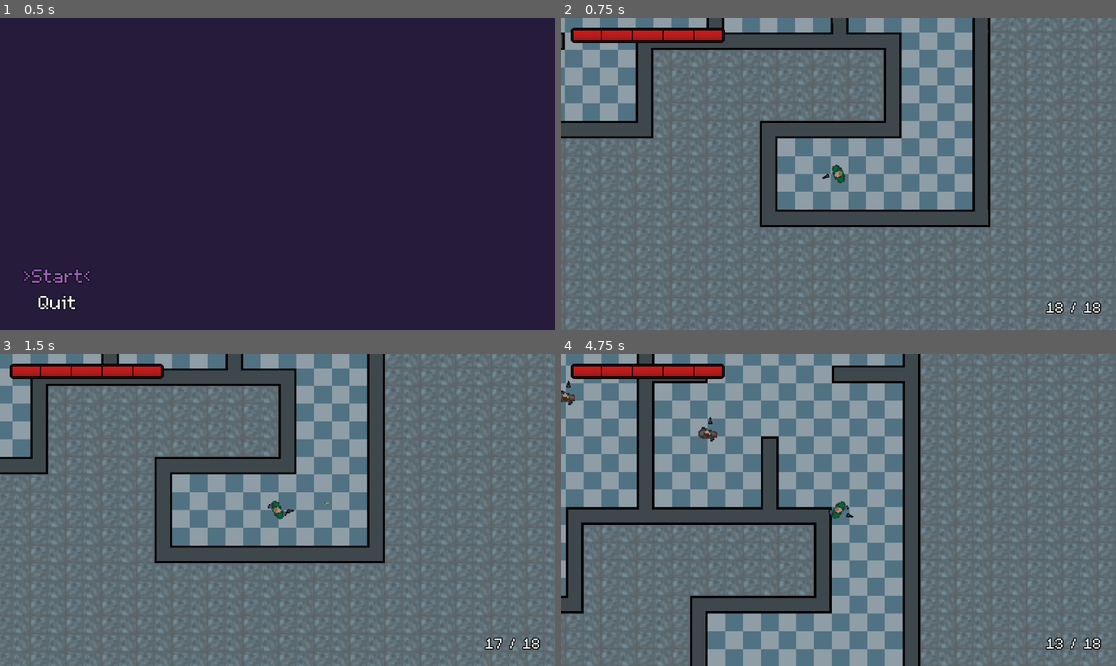
Above: before the commit, frames 1-4 (two rows, left to right).
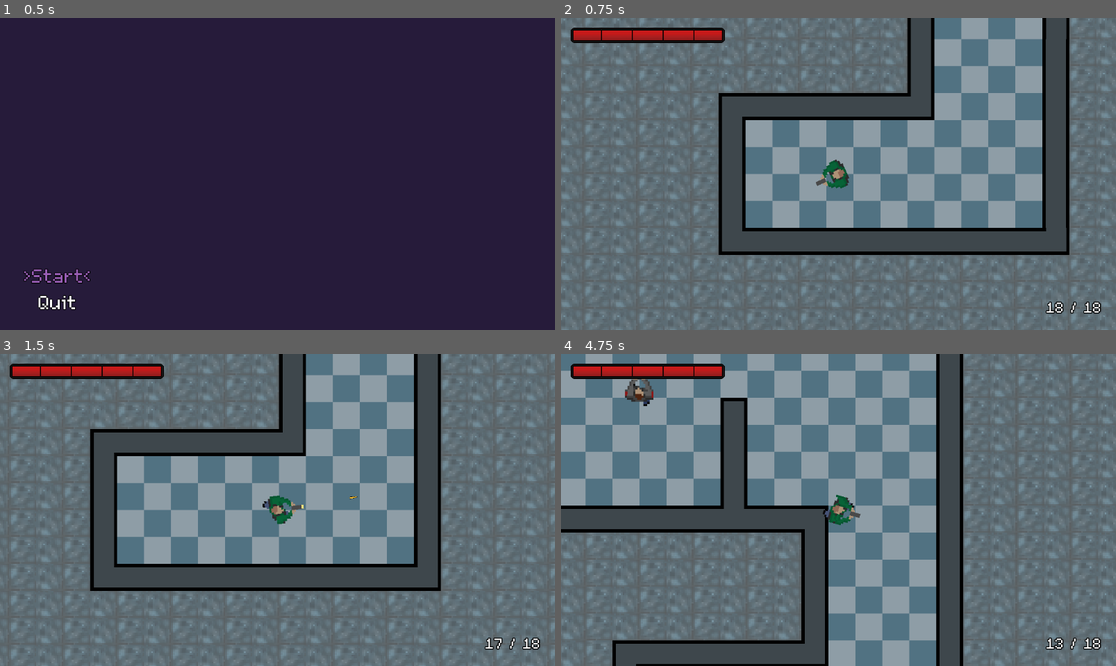
Above: after the commit, the same moments.

Repository: babeszino/Counterfeit
Game: Godot game, scene res://scenes and scripts/main_menu.tscn
Two runs of this game, one before a commit and one after it. Both use one fixed random seed, a clock stepped at 60 frames per second and the inputs below.
Inputs (mouse positions are in pixels of both pictures, inside the frame that each line leads up to):
- Up to frame 1 (0.5 s): no input
- Up to frame 2 (0.75 s): click ">Start<" at 0.5 s
- Up to frame 3 (1.5 s): tap Enter at 1.25 s; move the mouse to (399, 494) at 1.27 s; hold D (right) from 1.28 s (still down); click (399, 494) at 1.35 s
- Up to frame 4 (4.75 s): move the mouse to (727, 525) at 2.02 s; release D (right) at 2.03 s; hold S (down) 2.03-2.78 s; click (727, 525) at 2.1 s; move the mouse to (894, 441) at 2.77 s; hold D (right) 2.78-3.53 s; click (894, 441) at 2.85 s; move the mouse to (810, 572) at 3.52 s; hold W (up) 3.53-4.28 s; click (810, 572) at 3.6 s; move the mouse to (1005, 556) at 4.27 s; hold A (left) from 4.28 s (still down); click (1005, 556) at 4.35 s

Frame 1 is identical in both runs. In frame 2, 44% of the frame differs, in the area x 0-100%, y 0-100%; in frame 3, 41%; in frame 4, 44%.

Commit message:
v2.8
-added the glock 18 with idle, walking and shooting animations

Diff:
--- a/scenes and scripts/enemy.gd
+++ b/scenes and scripts/enemy.gd
@@ -13,8 +13,6 @@
 
 
 func _ready() -> void:
-	gun.firing_effect.hide()
-
 	if enemy_ai:
 		enemy_ai.initialize(self, gun)
 
@@ -72,6 +70,8 @@
 	var distance_to_player = global_position.distance_to(enemy_ai.player.global_position)
 	if distance_to_player > 75.0:
 		velocity = direction * movement_speed
+		if gun and gun.has_method("set_player_moving"):
+			gun.set_player_moving(false)
 	else:
 		velocity = Vector2.ZERO
 
--- a/scenes and scripts/enemy.tscn
+++ b/scenes and scripts/enemy.tscn
@@ -3,7 +3,7 @@
 [ext_resource type="Script" path="res://scenes and scripts/enemy.gd" id="1_327h3"]
 [ext_resource type="Texture2D" uid="uid://bm7kc8utbnaa7" path="res://assets/enemy character/movement/walk/enemy_walk1.png" id="2_n45gv"]
 [ext_resource type="Texture2D" uid="uid://c71dpelpkq6tm" path="res://assets/enemy character/movement/walk/enemy_walk2.png" id="3_1wxxg"]
-[ext_resource type="PackedScene" uid="uid://dxywyh2v0bi41" path="res://scenes and scripts/gun.tscn" id="4_bj666"]
+[ext_resource type="PackedScene" uid="uid://dxywyh2v0bi41" path="res://scenes and scripts/glock18.tscn" id="4_bj666"]
 [ext_resource type="PackedScene" uid="uid://8qpliy80okbk" path="res://scenes and scripts/hp.tscn" id="4_pjocm"]
 [ext_resource type="Texture2D" uid="uid://dwdnck6uysusb" path="res://assets/enemy character/movement/walk/enemy_walk3.png" id="4_xwxfo"]
 [ext_resource type="Script" path="res://scenes and scripts/enemy_ai.gd" id="5_nmkbx"]
@@ -117,8 +117,6 @@
 shape = SubResource("CapsuleShape2D_npllq")
 
 [node name="Gun" parent="." instance=ExtResource("4_bj666")]
-position = Vector2(58, 12)
-scale = Vector2(0.9, 0.9)
 
 [node name="HP" parent="." instance=ExtResource("4_pjocm")]
 
--- a/scenes and scripts/enemy_movement.gd
+++ b/scenes and scripts/enemy_movement.gd
@@ -72,5 +72,9 @@
 		enemy.rotation = lerp_angle(enemy.rotation, target_angle, 0.1)
 
 	enemy.velocity = direction * patrol_speed
+	var gun = enemy.get_node_or_null("Gun")
+	if gun and gun.has_method("set_player_moving"):
+		gun.set_player_moving(direction != Vector2.ZERO)
+
 	enemy.move_and_slide()
 	enemy.update_animation()
--- a/scenes and scripts/gun.gd
+++ b/scenes and scripts/glock18.gd
@@ -2,9 +2,10 @@
 
 class_name Gun
 
+@onready var player_animation = $PlayerAnimation
+@onready var enemy_animation = $EnemyAnimation
 @onready var end_of_gun = $EndOfGun
 @onready var attack_cooldown = $AttackCooldown
-@onready var firing_effect = $FiringEffect
 @onready var firing_animation = $FiringAnimation
 @onready var reload_timer = $ReloadTimer
 
@@ -13,10 +14,38 @@
 var current_ammo : int = 18
 var is_reloading : bool = false
 
+var current_animation : String = "idle"
+var is_shooting : bool = false
+var player_moving : bool = false
+var active_animation = null
+
 
 func _ready() -> void:
 	current_ammo = max_ammo
 	bullet_scene = load("res://scenes and scripts/bullet.tscn")
+
+	setup_weapon_owner()
+
+	if active_animation:
+		active_animation.play("idle")
+		current_animation = "idle"
+
+
+func setup_weapon_owner() -> void:
+	var parent = get_parent()
+
+	if parent and parent.is_in_group("player"):
+		player_animation.visible = true
+		enemy_animation.visible = false
+		active_animation = player_animation
+
+	elif parent and parent.is_in_group("enemy"):
+		player_animation.visible = false
+		enemy_animation.visible = true
+		active_animation = enemy_animation
+	else:
+		player_animation.visible = true
+		active_animation = player_animation
 
 
 func _process(_delta: float) -> void:
@@ -25,6 +54,10 @@
 
 	if Input.is_action_just_pressed("reload") and !is_reloading and current_ammo < max_ammo:
 		reload()
+
+	if is_shooting and attack_cooldown.is_stopped():
+		is_shooting = false
+		update_animation_state()
 
 
 func shoot(target_direction: Vector2 = Vector2.ZERO) -> bool:
@@ -60,6 +93,10 @@
 
 	attack_cooldown.start()
 	firing_animation.play("FiringAnimation")
+	is_shooting = true
+	if active_animation and current_animation != "shoot":
+		active_animation.play("shoot")
+		current_animation = "shoot"
 
 	if current_ammo <= 0:
 		reload()
@@ -87,3 +124,29 @@
 
 func get_ammo_display() -> String:
 	return str(current_ammo) + " / " + str(max_ammo)
+
+
+func set_player_moving(moving: bool) -> void:
+	player_moving = moving
+	update_animation_state()
+
+
+func update_animation_state() -> void:
+	if not active_animation:
+		return
+
+	if is_shooting:
+		if current_animation != "shoot":
+			active_animation.play("shoot")
+			current_animation = "shoot"
+
+	elif player_moving:
+		if current_animation != "walk":
+			active_animation.play("walk")
+			current_animation = "walk"
+
+	else:
+		if current_animation != "idle":
+			if current_animation != "idle":
+				active_animation.play("idle")
+				current_animation = "idle"
--- /dev/null
+++ b/scenes and scripts/glock18.tscn
@@ -0,0 +1,172 @@
+[gd_scene load_steps=27 format=3 uid="uid://dxywyh2v0bi41"]
+
+[ext_resource type="Script" path="res://scenes and scripts/glock18.gd" id="1_ws8qo"]
+[ext_resource type="Texture2D" uid="uid://6g1ts33dnrpc" path="res://assets/player character/weapons/2_glock18/walk/player_glock18_walk1.png" id="2_tgrti"]
+[ext_resource type="Texture2D" uid="uid://bhw7qu4vjc2me" path="res://assets/player character/weapons/2_glock18/shoot/player_glock18_shoot1.png" id="3_mdvye"]
+[ext_resource type="Texture2D" uid="uid://dbipmu5h2hwp6" path="res://assets/player character/weapons/2_glock18/shoot/player_glock18_shoot2.png" id="4_c4b3x"]
+[ext_resource type="Texture2D" uid="uid://cyednkv4a3rim" path="res://assets/player character/weapons/2_glock18/walk/player_glock18_walk2.png" id="5_tjvc0"]
+[ext_resource type="Texture2D" uid="uid://d0wswdy1r4dny" path="res://assets/player character/weapons/2_glock18/walk/player_glock18_walk3.png" id="6_76elx"]
+[ext_resource type="Texture2D" uid="uid://cyueycunnvevn" path="res://assets/player character/weapons/2_glock18/walk/player_glock18_walk4.png" id="7_s8u3a"]
+[ext_resource type="Texture2D" uid="uid://d4ctocw81v0kv" path="res://assets/player character/weapons/2_glock18/walk/player_glock18_walk5.png" id="8_yf55w"]
+[ext_resource type="Texture2D" uid="uid://gc78bn6nbr7i" path="res://assets/player character/weapons/2_glock18/walk/player_glock18_walk6.png" id="9_ikefx"]
+[ext_resource type="Texture2D" uid="uid://bqt3f3g5g0lqd" path="res://assets/player character/weapons/2_glock18/walk/player_glock18_walk7.png" id="10_66iws"]
+[ext_resource type="Texture2D" uid="uid://b182oywy5r5kw" path="res://assets/player character/weapons/2_glock18/walk/player_glock18_walk8.png" id="11_av666"]
+[ext_resource type="Texture2D" uid="uid://b6dqead1dgd43" path="res://assets/enemy character/weapons/2_glock18/walk/enemy_glock18_walk1.png" id="12_8b0nm"]
+[ext_resource type="Texture2D" uid="uid://bndt64v4n25bw" path="res://assets/enemy character/weapons/2_glock18/shoot/enemy_glock18_shoot1.png" id="13_b68tc"]
+[ext_resource type="Texture2D" uid="uid://bc1k067y0rrih" path="res://assets/enemy character/weapons/2_glock18/shoot/enemy_glock18_shoot2.png" id="14_c48kp"]
+[ext_resource type="Texture2D" uid="uid://c8euxuqtbu4sp" path="res://assets/enemy character/weapons/2_glock18/walk/enemy_glock18_walk2.png" id="15_s2dyo"]
+[ext_resource type="Texture2D" uid="uid://c2ojoo7yomdfn" path="res://assets/enemy character/weapons/2_glock18/walk/enemy_glock18_walk3.png" id="16_rid5u"]
+[ext_resource type="Texture2D" uid="uid://bjdjyg6datckp" path="res://assets/enemy character/weapons/2_glock18/walk/enemy_glock18_walk4.png" id="17_2ccks"]
+[ext_resource type="Texture2D" uid="uid://chcascp84oyn" path="res://assets/enemy character/weapons/2_glock18/walk/enemy_glock18_walk5.png" id="18_ndf0o"]
+[ext_resource type="Texture2D" uid="uid://c8mhi6tf0d7jm" path="res://assets/enemy character/weapons/2_glock18/walk/enemy_glock18_walk6.png" id="19_w2p8w"]
+[ext_resource type="Texture2D" uid="uid://rv7av3k6k1i" path="res://assets/enemy character/weapons/2_glock18/walk/enemy_glock18_walk7.png" id="20_wyng7"]
+[ext_resource type="Texture2D" uid="uid://cwclwmeve3qf2" path="res://assets/enemy character/weapons/2_glock18/walk/enemy_glock18_walk8.png" id="21_psfxt"]
+
+[sub_resource type="SpriteFrames" id="SpriteFrames_njpi6"]
+animations = [{
+"frames": [{
+"duration": 1.0,
+"texture": ExtResource("2_tgrti")
+}],
+"loop": true,
+"name": &"idle",
+"speed": 5.0
+}, {
+"frames": [{
+"duration": 1.0,
+"texture": ExtResource("3_mdvye")
+}, {
+"duration": 1.0,
+"texture": ExtResource("4_c4b3x")
+}],
+"loop": true,
+"name": &"shoot",
+"speed": 15.0
+}, {
+"frames": [{
+"duration": 1.0,
+"texture": ExtResource("2_tgrti")
+}, {
+"duration": 1.0,
+"texture": ExtResource("5_tjvc0")
+}, {
+"duration": 1.0,
+"texture": ExtResource("6_76elx")
+}, {
+"duration": 1.0,
+"texture": ExtResource("7_s8u3a")
+}, {
+"duration": 1.0,
+"texture": ExtResource("8_yf55w")
+}, {
+"duration": 1.0,
+"texture": ExtResource("9_ikefx")
+}, {
+"duration": 1.0,
+"texture": ExtResource("10_66iws")
+}, {
+"duration": 1.0,
+"texture": ExtResource("11_av666")
+}],
+"loop": true,
+"name": &"walk",
+"speed": 15.0
+}]
+
+[sub_resource type="SpriteFrames" id="SpriteFrames_vhahk"]
+animations = [{
+"frames": [{
+"duration": 1.0,
+"texture": ExtResource("12_8b0nm")
+}],
+"loop": true,
+"name": &"idle",
+"speed": 5.0
+}, {
+"frames": [{
+"duration": 1.0,
+"texture": ExtResource("13_b68tc")
+}, {
+"duration": 1.0,
+"texture": ExtResource("14_c48kp")
+}],
+"loop": true,
+"name": &"shoot",
+"speed": 15.0
+}, {
+"frames": [{
+"duration": 1.0,
+"texture": ExtResource("12_8b0nm")
+}, {
+"duration": 1.0,
+"texture": ExtResource("15_s2dyo")
+}, {
+"duration": 1.0,
+"texture": ExtResource("16_rid5u")
+}, {
+"duration": 1.0,
+"texture": ExtResource("17_2ccks")
+}, {
+"duration": 1.0,
+"texture": ExtResource("18_ndf0o")
+}, {
+"duration": 1.0,
+"texture": ExtResource("19_w2p8w")
+}, {
+"duration": 1.0,
+"texture": ExtResource("20_wyng7")
+}, {
+"duration": 1.0,
+"texture": ExtResource("21_psfxt")
+}],
+"loop": true,
+"name": &"walk",
+"speed": 15.0
+}]
+
+[sub_resource type="Animation" id="Animation_6od3m"]
+resource_name = "FiringAnimation"
+length = 0.05
+step = 0.05
+
+[sub_resource type="Animation" id="Animation_i456b"]
+length = 0.001
+
+[sub_resource type="AnimationLibrary" id="AnimationLibrary_tes11"]
+_data = {
+"FiringAnimation": SubResource("Animation_6od3m"),
+"RESET": SubResource("Animation_i456b")
+}
+
+[node name="Glock18" type="Node2D"]
+script = ExtResource("1_ws8qo")
+
+[node name="PlayerAnimation" type="AnimatedSprite2D" parent="."]
+rotation = 4.71239
+scale = Vector2(6, 6)
+sprite_frames = SubResource("SpriteFrames_njpi6")
+animation = &"shoot"
+
+[node name="EnemyAnimation" type="AnimatedSprite2D" parent="."]
+rotation = 4.71239
+scale = Vector2(6, 6)
+sprite_frames = SubResource("SpriteFrames_vhahk")
+animation = &"walk"
+
+[node name="EndOfGun" type="Marker2D" parent="."]
+position = Vector2(78, 0)
+
+[node name="AttackCooldown" type="Timer" parent="."]
+wait_time = 0.1
+one_shot = true
+
+[node name="FiringAnimation" type="AnimationPlayer" parent="."]
+libraries = {
+"": SubResource("AnimationLibrary_tes11")
+}
+
+[node name="ReloadTimer" type="Timer" parent="."]
+wait_time = 2.5
+one_shot = true
+
+[connection signal="timeout" from="ReloadTimer" to="." method="_on_reload_timer_timeout"]
--- a/scenes and scripts/gun.tscn
+++ /dev/null
@@ -1,99 +0,0 @@
-[gd_scene load_steps=7 format=3 uid="uid://dxywyh2v0bi41"]
-
-[ext_resource type="Script" path="res://scenes and scripts/gun.gd" id="1_8gcmq"]
-[ext_resource type="Texture2D" uid="uid://j41okkrha2eh" path="res://assets/glock.png" id="3_87kxa"]
-[ext_resource type="Texture2D" uid="uid://cca2qplnkoxhf" path="res://assets/firing_effect.png" id="3_qypym"]
-
-[sub_resource type="Animation" id="Animation_6od3m"]
-resource_name = "FiringAnimation"
-length = 0.05
-step = 0.05
-tracks/0/type = "value"
-tracks/0/imported = false
-tracks/0/enabled = true
-tracks/0/path = NodePath("FiringEffect:visible")
-tracks/0/interp = 1
-tracks/0/loop_wrap = true
-tracks/0/keys = {
-"times": PackedFloat32Array(0, 0.05),
-"transitions": PackedFloat32Array(1, 1),
-"update": 1,
-"values": [true, false]
-}
-tracks/1/type = "value"
-tracks/1/imported = false
-tracks/1/enabled = true
-tracks/1/path = NodePath("FiringEffect:scale")
-tracks/1/interp = 1
-tracks/1/loop_wrap = true
-tracks/1/keys = {
-"times": PackedFloat32Array(0, 0.05),
-"transitions": PackedFloat32Array(1, 1),
-"update": 0,
-"values": [Vector2(1, 1), Vector2(0.05, 0.9)]
-}
-
-[sub_resource type="Animation" id="Animation_i456b"]
-length = 0.001
-tracks/0/type = "value"
-tracks/0/imported = false
-tracks/0/enabled = true
-tracks/0/path = NodePath("FiringEffect:visible")
-tracks/0/interp = 1
-tracks/0/loop_wrap = true
-tracks/0/keys = {
-"times": PackedFloat32Array(0),
-"transitions": PackedFloat32Array(1),
-"update": 1,
-"values": [false]
-}
-tracks/1/type = "value"
-tracks/1/imported = false
-tracks/1/enabled = true
-tracks/1/path = NodePath("FiringEffect:scale")
-tracks/1/interp = 1
-tracks/1/loop_wrap = true
-tracks/1/keys = {
-"times": PackedFloat32Array(0),
-"transitions": PackedFloat32Array(1),
-"update": 0,
-"values": [Vector2(1, 1)]
-}
-
-[sub_resource type="AnimationLibrary" id="AnimationLibrary_tes11"]
-_data = {
-"FiringAnimation": SubResource("Animation_6od3m"),
-"RESET": SubResource("Animation_i456b")
-}
-
-[node name="Gun" type="Node2D"]
-script = ExtResource("1_8gcmq")
-
-[node name="Sprite2D" type="Sprite2D" parent="."]
-rotation = 4.71239
-texture = ExtResource("3_87kxa")
-
-[node name="EndOfGun" type="Marker2D" parent="."]
-position = Vector2(19.0001, 8.7738e-05)
-
-[node name="AttackCooldown" type="Timer" parent="."]
-wait_time = 0.1
-one_shot = true
-
-[node name="FiringEffect" type="Sprite2D" parent="."]
-visible = false
-z_index = 20
-position = Vector2(38, 7.27596e-12)
-rotation = -1.5708
-texture = ExtResource("3_qypym")
-
-[node name="FiringAnimation" type="AnimationPlayer" parent="."]
-libraries = {
-"": SubResource("AnimationLibrary_tes11")
-}
-
-[node name="ReloadTimer" type="Timer" parent="."]
-wait_time = 2.5
-one_shot = true
-
-[connection signal="timeout" from="ReloadTimer" to="." method="_on_reload_timer_timeout"]
--- a/scenes and scripts/player.gd
+++ b/scenes and scripts/player.gd
@@ -11,8 +11,6 @@
 
 
 func _ready() -> void:
-	gun.firing_effect.hide()
-
 	player_animation.play("idle")
 
 
@@ -39,6 +37,9 @@
 	look_at(get_global_mouse_position())
 
 	update_animation(direction)
+
+	if gun and gun.has_method("set_player_moving"):
+		gun.set_player_moving(direction != Vector2.ZERO)
 
 
 func _unhandled_input(event: InputEvent) -> void:
--- a/scenes and scripts/player.tscn
+++ b/scenes and scripts/player.tscn
@@ -5,7 +5,7 @@
 [ext_resource type="Texture2D" uid="uid://drl42kv0lua0v" path="res://assets/player character/movement/walk/player_walk2.png" id="3_e65ov"]
 [ext_resource type="Texture2D" uid="uid://00ow3mrylhcc" path="res://assets/player character/movement/walk/player_walk3.png" id="4_0xk2h"]
 [ext_resource type="PackedScene" uid="uid://8qpliy80okbk" path="res://scenes and scripts/hp.tscn" id="4_w2lfu"]
-[ext_resource type="PackedScene" uid="uid://dxywyh2v0bi41" path="res://scenes and scripts/gun.tscn" id="4_w5o7n"]
+[ext_resource type="PackedScene" uid="uid://dxywyh2v0bi41" path="res://scenes and scripts/glock18.tscn" id="4_w5o7n"]
 [ext_resource type="Texture2D" uid="uid://cc5hb7d2ywjy8" path="res://assets/player character/movement/walk/player_walk4.png" id="5_4yjbl"]
 [ext_resource type="Texture2D" uid="uid://giq5jy1ttl0x" path="res://assets/player character/movement/walk/player_walk5.png" id="6_kxeae"]
 [ext_resource type="Texture2D" uid="uid://brgxe5ee6exs4" path="res://assets/player character/movement/walk/player_walk6.png" id="7_m63r2"]
@@ -104,16 +104,14 @@
 rotation = 4.71239
 scale = Vector2(6, 6)
 sprite_frames = SubResource("SpriteFrames_dqy66")
-animation = &"walk_sideways"
+animation = &"walk"
 
 [node name="CollisionShape2D" type="CollisionShape2D" parent="."]
 shape = SubResource("CapsuleShape2D_ku7tn")
 
 [node name="Gun" parent="." instance=ExtResource("4_w5o7n")]
-position = Vector2(58, 12)
-scale = Vector2(0.9, 0.9)
 
 [node name="HP" parent="." instance=ExtResource("4_w2lfu")]
 
 [node name="Camera2D" type="Camera2D" parent="."]
-zoom = Vector2(2.3, 2.3)
+zoom = Vector2(3.5, 3.5)
Not shown, changed: to_do_list_in_order.txt
